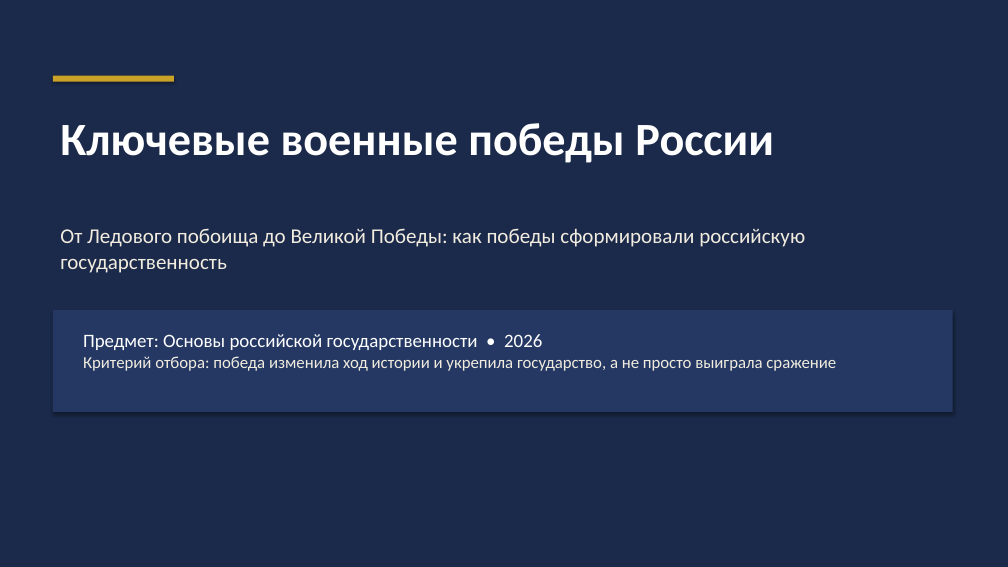
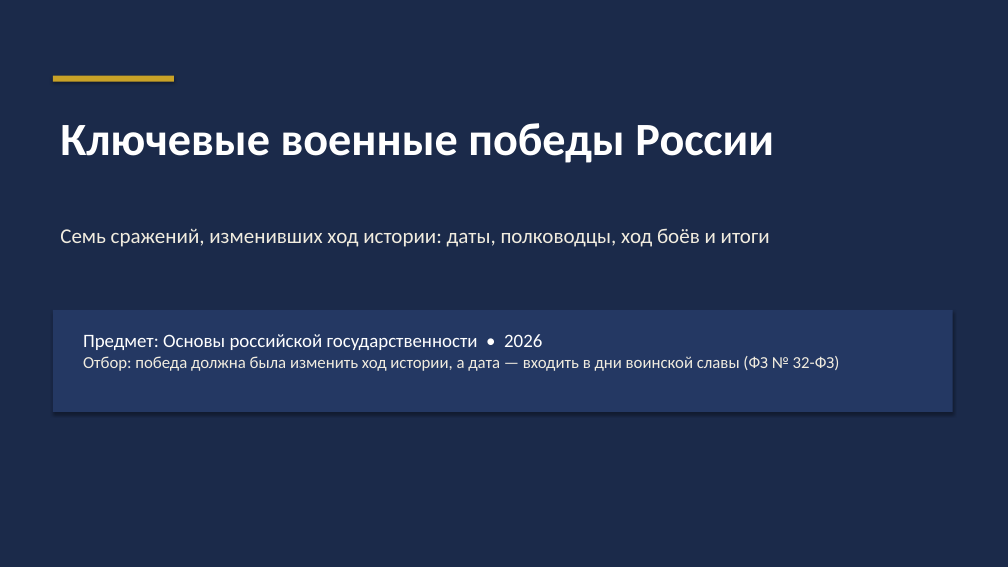
Before and after one commit to Gamegui/Homework, a slide deck: slide 1 of klyuchevye-voennye-pobedy-rossii/prezentatsiya.pptx. Drawn at 1008x567 pixels with LibreOffice and Linux fonts; fonts in the diff are those of the drawing. Boxes give left, top, right and bottom in pixels: in the first picture for what was removed or moved away, otherwise in the second. Text is boxed around its words. In the diff, an @@ line names an element or a change of style, - is before the commit and + after.

```diff
--- a/klyuchevye-voennye-pobedy-rossii/prezentatsiya.pptx
+++ b/klyuchevye-voennye-pobedy-rossii/prezentatsiya.pptx
@@ text at (x1=60, y1=228, x2=770, y2=247): text changed @@
-От Ледового побоища до Великой Победы: как победы сформировали российскую государственность
+Семь сражений, изменивших ход истории: даты, полководцы, ход боёв и итоги
@@ text at (x1=83, y1=356, x2=840, y2=371): text changed @@
-Критерий отбора: победа изменила ход истории и укрепила государство, а не просто выиграла сражение
+Отбор: победа должна была изменить ход истории, а дата — входить в дни воинской славы (ФЗ № 32-ФЗ)
```
Also in this commit, not shown: 7 other slides changed, 3 slides added, 4 slides removed, 3 other files.
